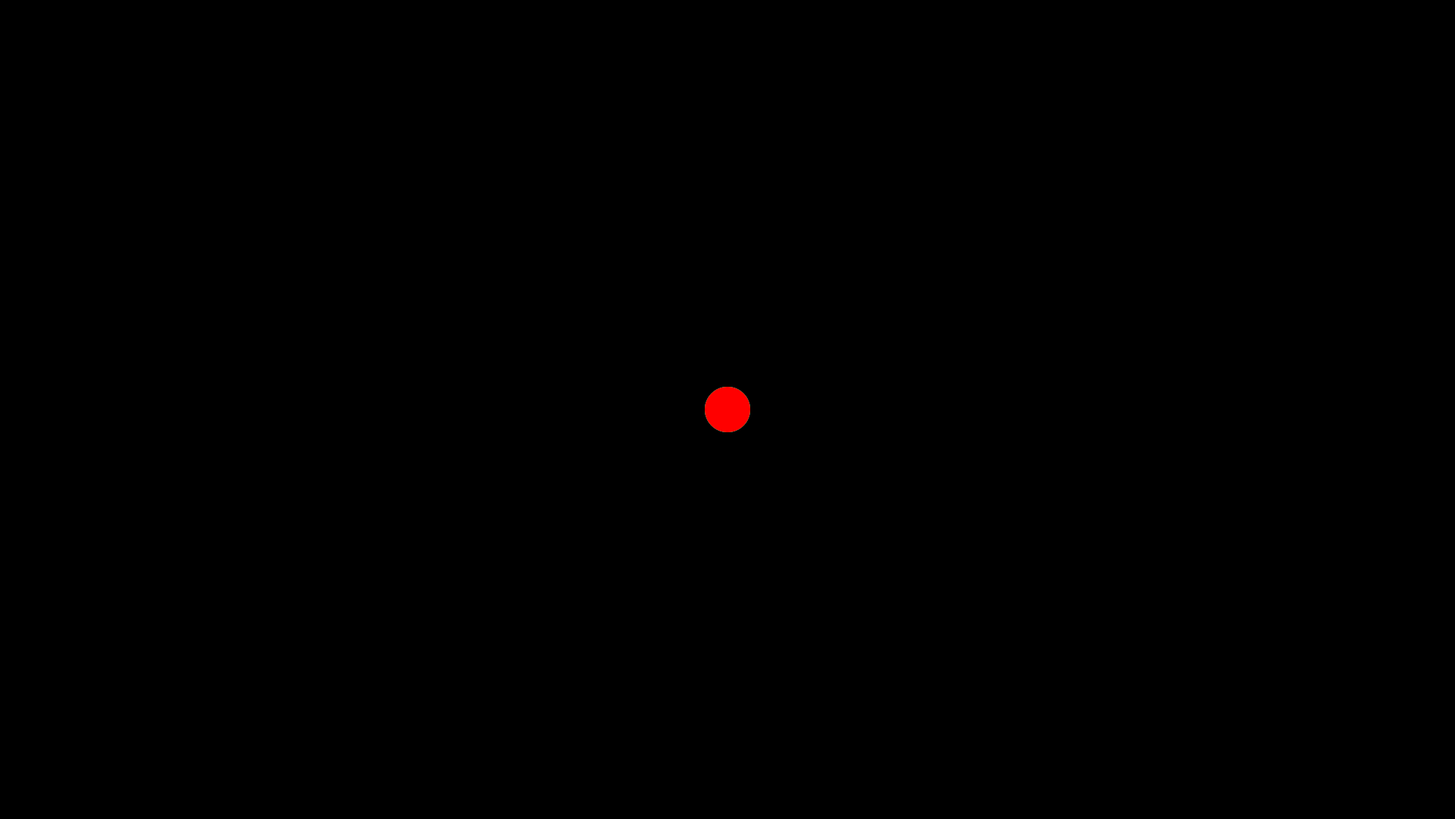
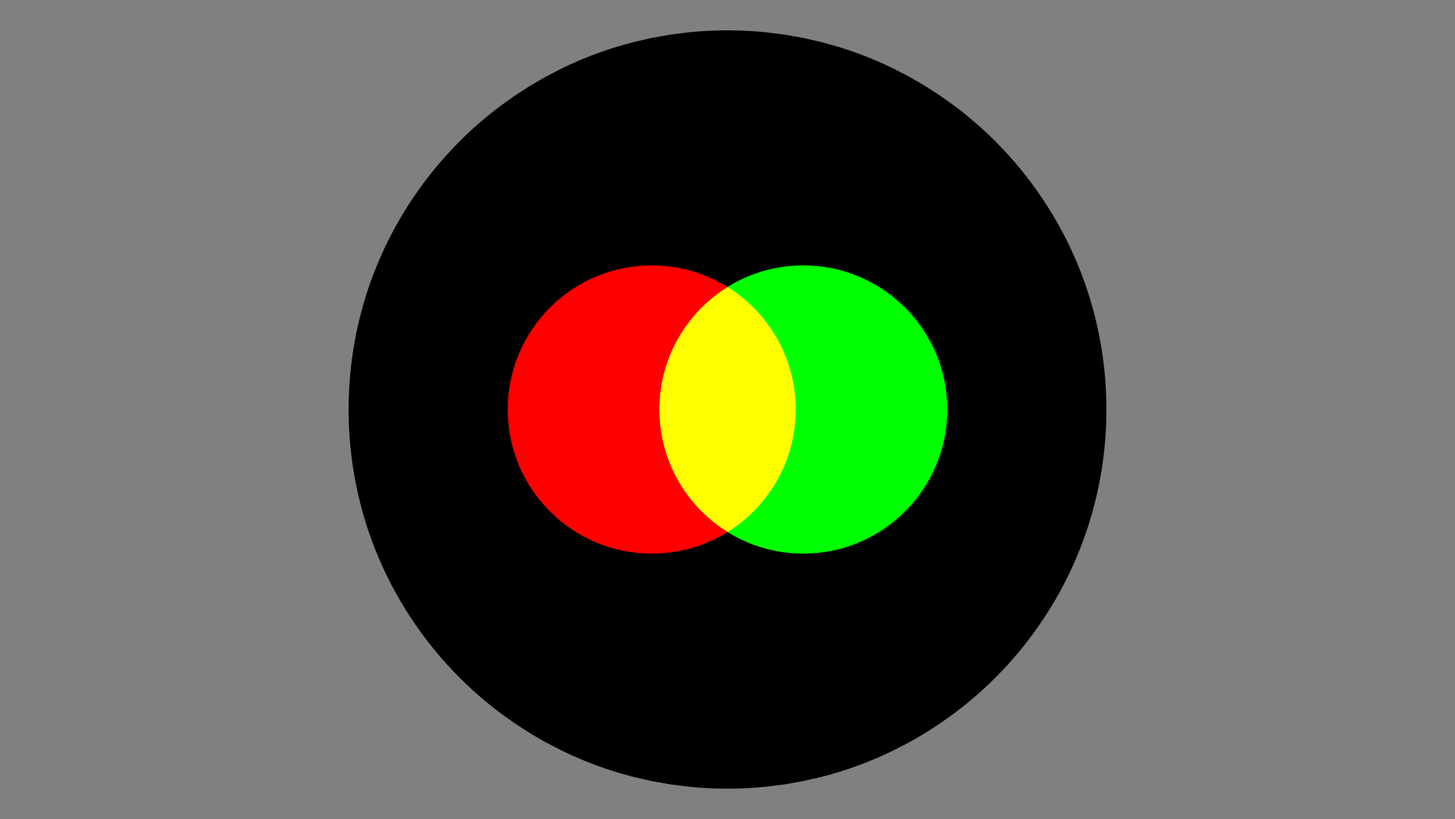
Layered file, before and after one edit (1455x819). Changes by layer:
hid "EmitterR", painted on it over [507, 265, 804, 554]
hid "EmitterG", painted on it over [651, 265, 949, 554]
hid "EmitterB", painted on it over [576, 265, 880, 554]
hid "EmitterA", painted on it over [576, 265, 880, 554]
painted on "PlayArea" (2nd of 2, in "REMOVE" › "PlayArea") over [0, 0, 1455, 819]
showed "R", blend normal → addition, painted on it over [507, 265, 944, 554]
showed "G", blend normal → addition, painted on it over [659, 265, 949, 554]
